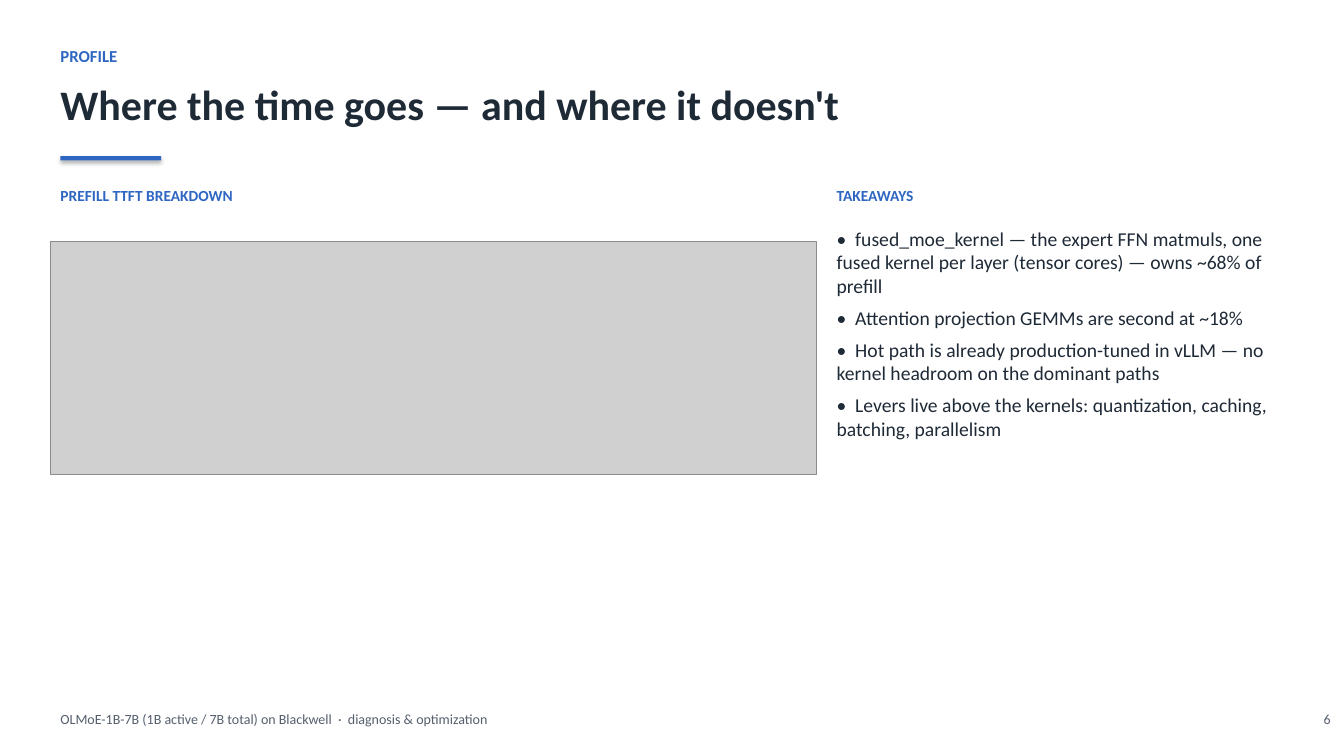
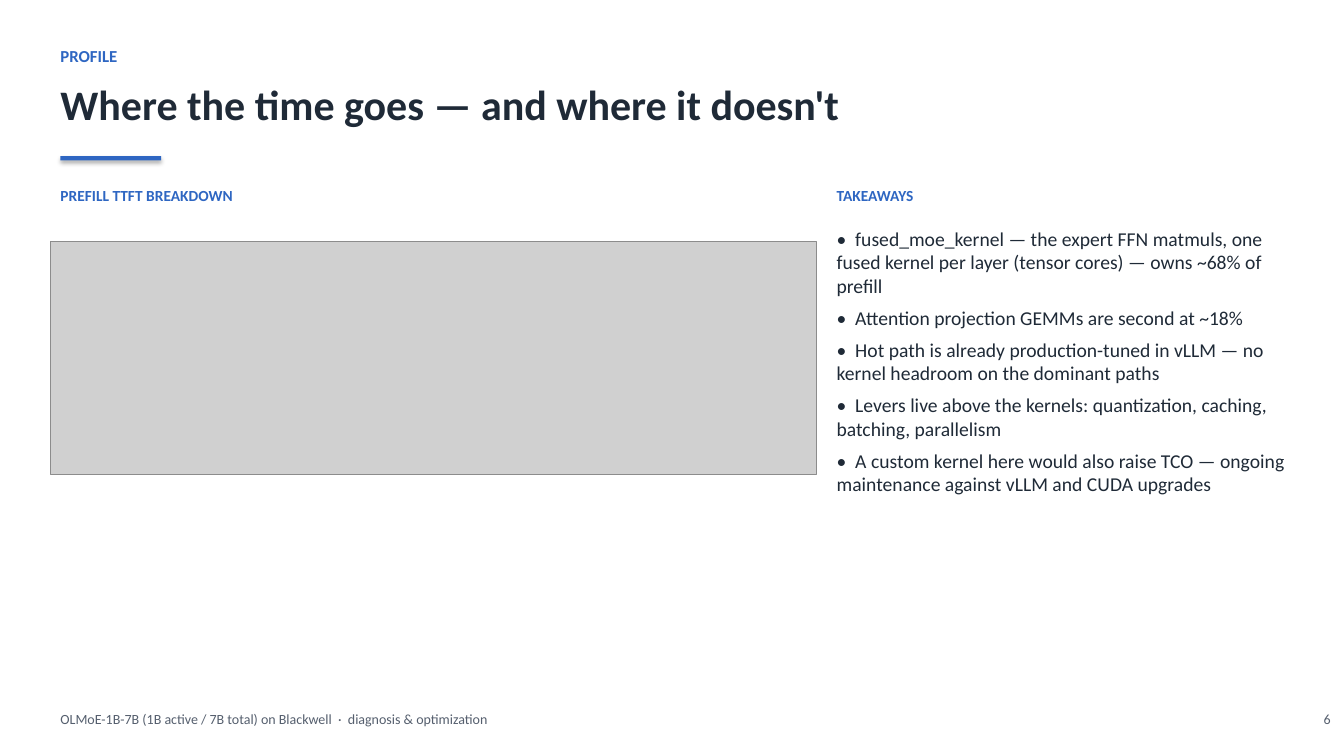
Before and after one commit to harishvs/moe-inference-optimize, a slide deck: slide 6 of talk/deck.pptx. Drawn at 1344x756 pixels with LibreOffice and Linux fonts; fonts in the diff are those of the drawing; grey boxes stand for pictures. Boxes give left, top, right and bottom in pixels: in the first picture for what was removed or moved away, otherwise in the second. Text is boxed around its words. In the diff, an @@ line names an element or a change of style, - is before the commit and + after.

```diff
--- a/talk/deck.pptx
+++ b/talk/deck.pptx
@@ text at <box>837,454,1284,495</box>: paragraph added @@
+• A custom kernel here would also raise TCO — ongoing maintenance against vLLM and CUDA upgrades
```
Also in this commit, not shown: 1 other file.
